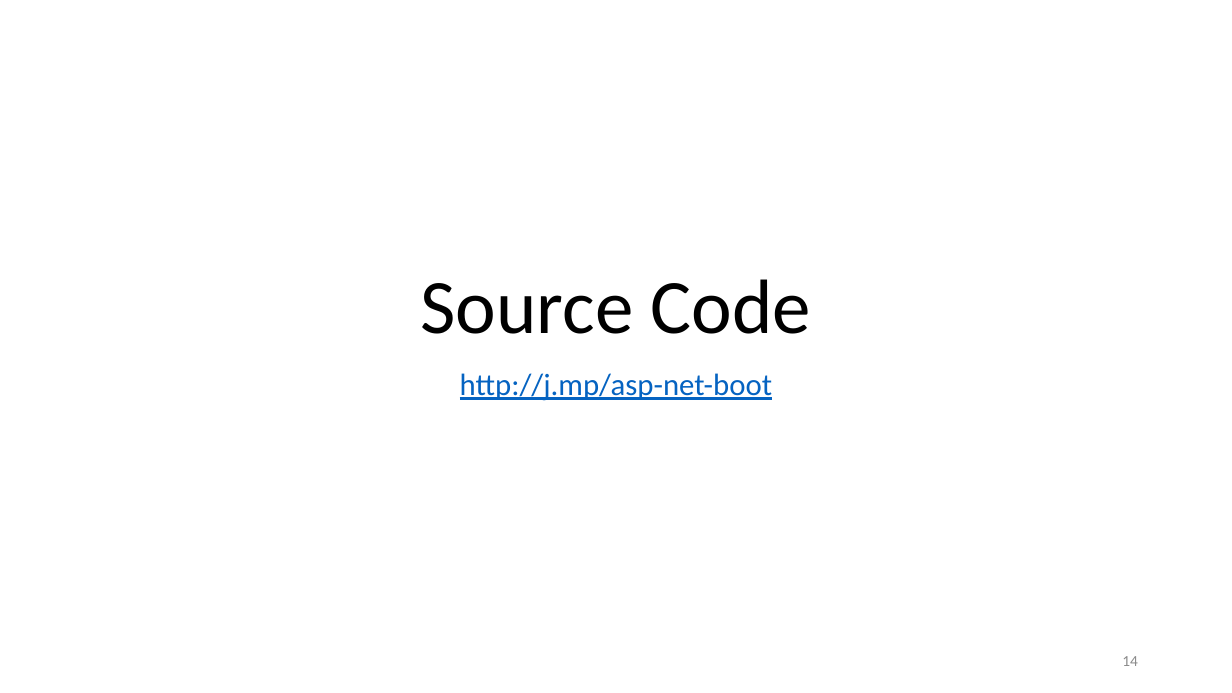
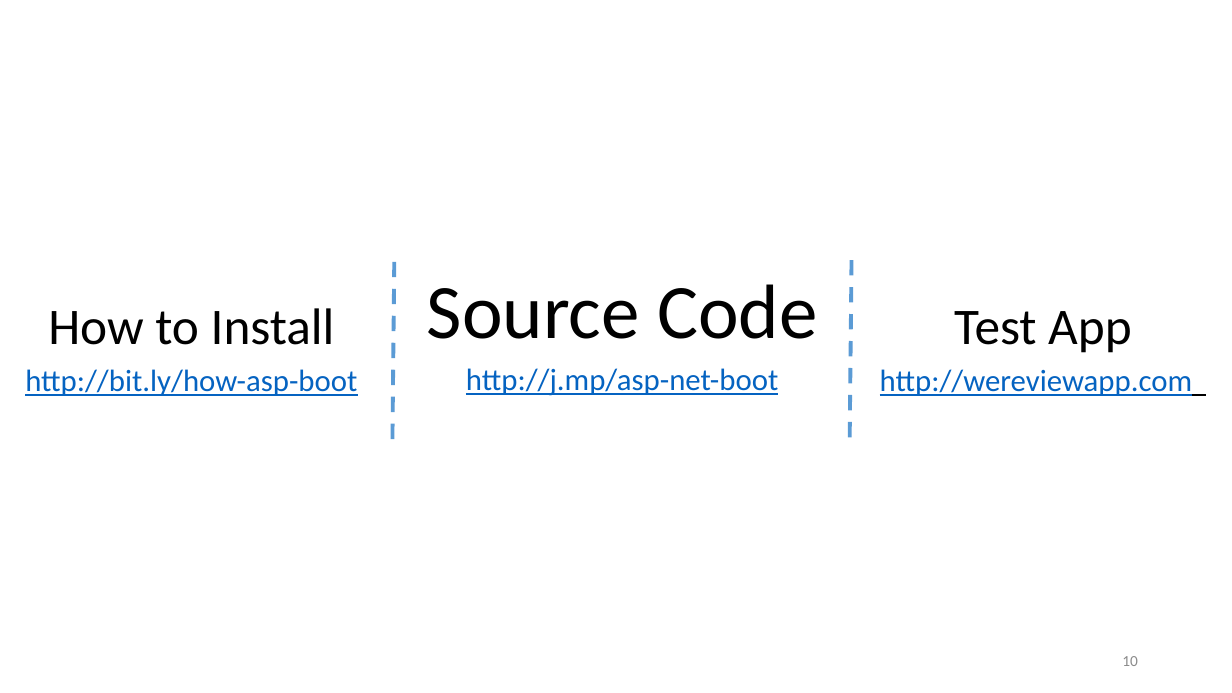
Before and after one commit to accorddeveloper/ASP.NET-MVC-Bootstrapper-Installed-Example, a slide deck: slide 10 of ASP.NET Presentation_2.pptx (slide 14 before the commit). Drawn at 1232x693 pixels with LibreOffice and Linux fonts; fonts in the diff are those of the drawing. Boxes give left, top, right and bottom in pixels: in the first picture for what was removed or moved away, otherwise in the second. Text is boxed around its words. In the diff, an @@ line names an element or a change of style, - is before the commit and + after.

```diff
--- a/ASP.NET Presentation_2.pptx
+++ b/ASP.NET Presentation_2.pptx
@@ text "Source Code": place and size @@
-text "Source Code" at <box>421,279,811,334</box>
+text "Source Code" at <box>427,284,817,339</box>
@@ line added from (395, 262) to (393, 439), #5B9BD5 3 pt dashed @@
@@ line added from (852, 260) to (850, 437), #5B9BD5 3 pt dashed @@
@@ text added at <box>48,308,335,345</box>, 40 pt, text #000000 @@
+How to Install
@@ text added at <box>954,311,1132,353</box>, 40 pt, text #000000 @@
+Test App
@@ text added at <box>25,369,357,396</box>, 24 pt, text #0563C1, underline @@
+http://bit.ly/how-asp-boot
@@ text "http://j.mp/asp-net-boot": place and size @@
-text "http://j.mp/asp-net-boot" at <box>460,373,772,401</box>
+text "http://j.mp/asp-net-boot" at <box>466,368,778,396</box>
@@ text added at <box>880,369,1192,396</box>, 24 pt, text #0563C1, underline @@
+http://wereviewapp.com
@@ page number at <box>1122,656,1138,666</box>: text changed @@
-14
+10
```
Also in this commit, not shown: 4 other slides changed, 1 slide added, 5 slides removed, 19 other files.
